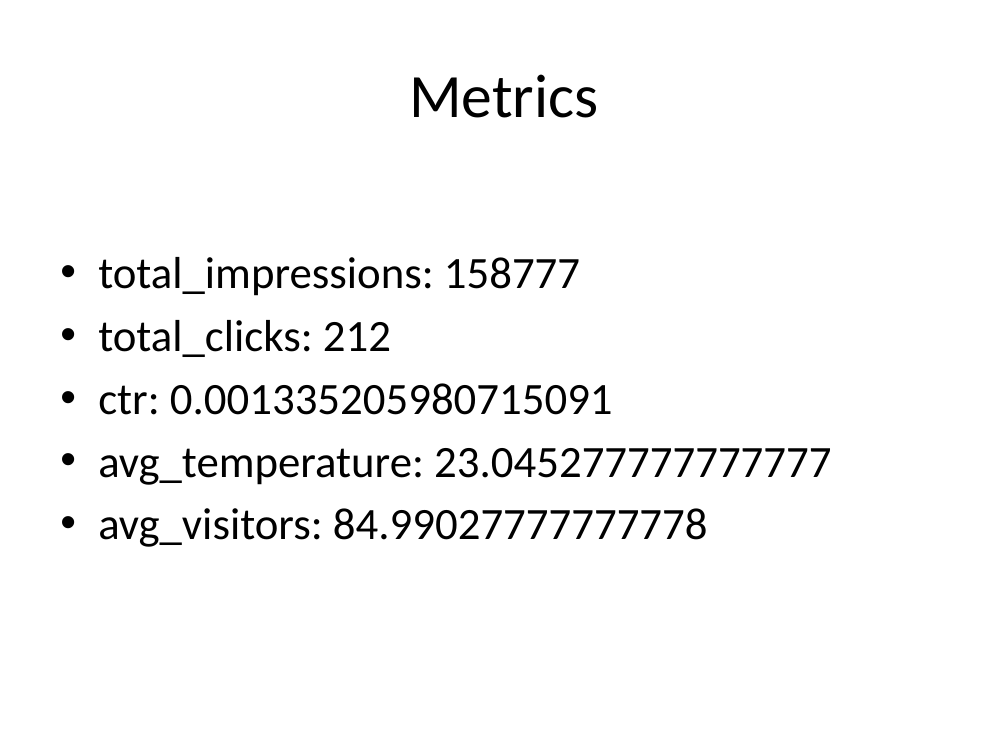
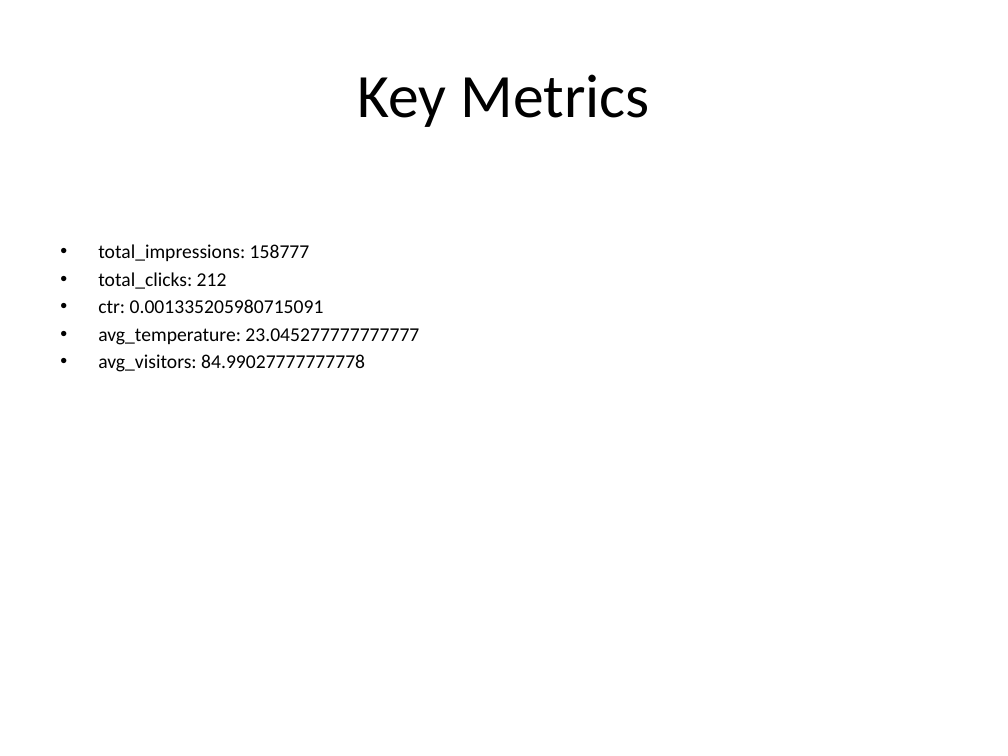
Before and after one commit to shrihareepanchal/GTHackthon, a slide deck: slide 3 of reports/final_report.pptx. Drawn at 1008x756 pixels with LibreOffice and Linux fonts; fonts in the diff are those of the drawing. Boxes give left, top, right and bottom in pixels: in the first picture for what was removed or moved away, otherwise in the second. Text is boxed around its words. In the diff, an @@ line names an element or a change of style, - is before the commit and + after.

```diff
--- a/reports/final_report.pptx
+++ b/reports/final_report.pptx
@@ title at bbox=[358, 74, 650, 127]: text changed @@
-Metrics
+Key Metrics
@@ text "total_impressions: 158777" at bbox=[98, 244, 419, 372]: size 32 to 14 pt; less space between paragraphs @@
```
Also in this commit, not shown: 4 other slides changed, 3 slides added, 1 slide removed, 10 other files.
